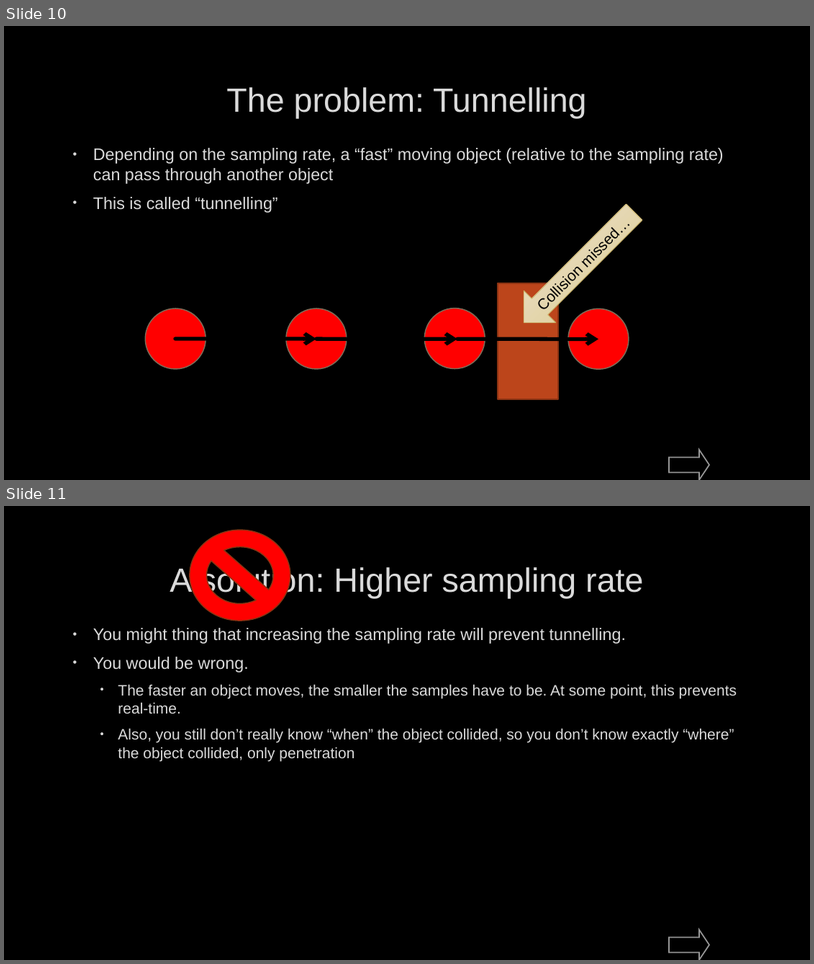
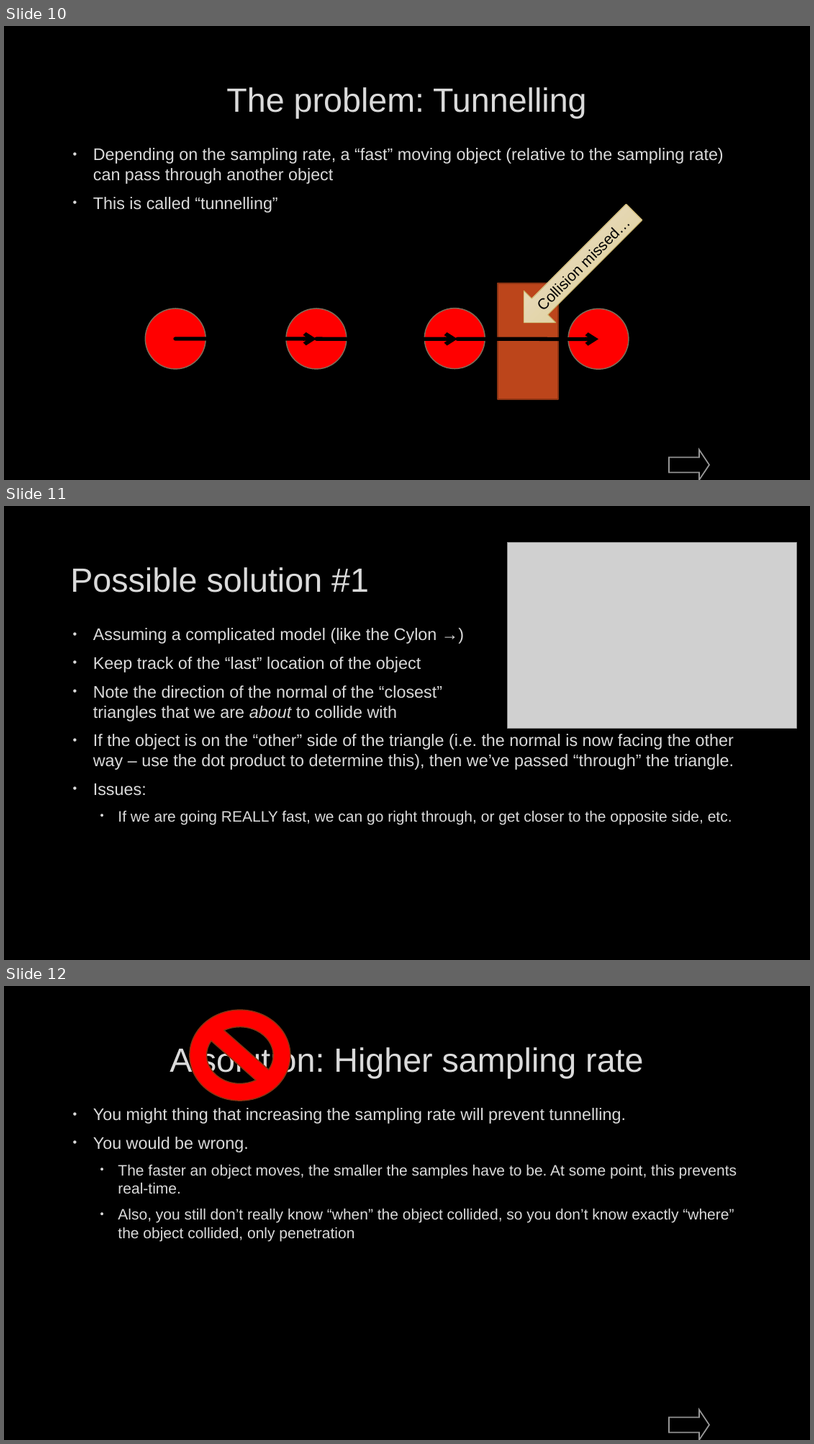
Before and after one commit to FeeneyCodes/GDP202425, a slide deck: 6022_Phys_2_(2025)/Day2Day/W01/6022_W25_W01D01_Course_Intro_Dynamic_Intersections.pptx.pptx. Shown one above the other, each under a label of ours: slides 10 and 11 before the commit, slides 10, 11 and 12 after it. The pictures are 814x964 and 814x1444 pixels, drawn with LibreOffice and Linux fonts; fonts in the diff are those of the drawing; grey boxes stand for pictures; background and template pictures are left out. Boxes give left, top, right and bottom in pixels: in the first picture for what was removed or moved away, otherwise in the second. Text is boxed around its words. In the diff, an @@ line names an element or a change of style, - is before the commit and + after.

```diff
--- a/6022_Phys_2_(2025)/Day2Day/W01/6022_W25_W01D01_Course_Intro_Dynamic_Intersections.pptx.pptx
+++ b/6022_Phys_2_(2025)/Day2Day/W01/6022_W25_W01D01_Course_Intro_Dynamic_Intersections.pptx.pptx
@@ slide 11 added at (4, 506, 810, 960), background picture (left out) @@
@@ picture added at (508, 542, 797, 728) @@
@@ title added at (70, 567, 369, 592), 40 pt, text #DADADA @@
+Possible solution #1
@@ text added at (93, 628, 734, 824), 20 pt, text #DADADA @@
+• Assuming a complicated model (like the Cylon →)
+• Keep track of the “last” location of the object
+• Note the direction of the normal of the “closest”
+  triangles that we are about to collide with
+• If the object is on the “other” side of the triangle (i.e. the normal is now facing the other way – use the dot product to determine this), then we’ve passed “through” the triangle.
+• Issues:
+  • If we are going REALLY fast, we can go right through, or get closer to the opposite side, etc.
@@ what was slide 11 is now slide 12 @@
```
Also in this commit, not shown: 2 slides changed, 7 other slides added, 28 other files.
